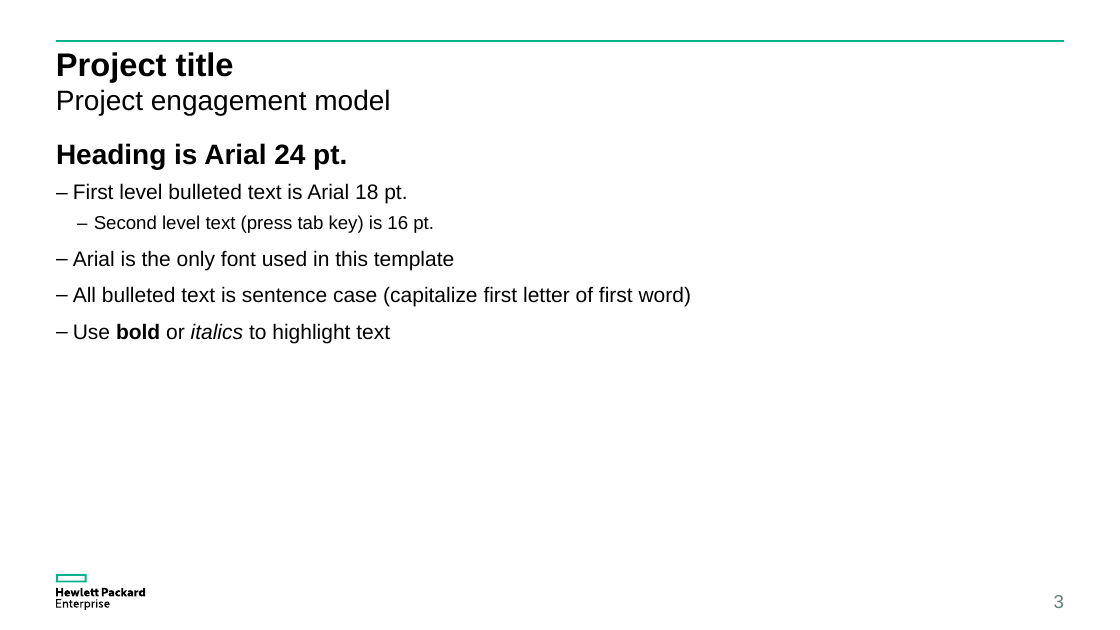
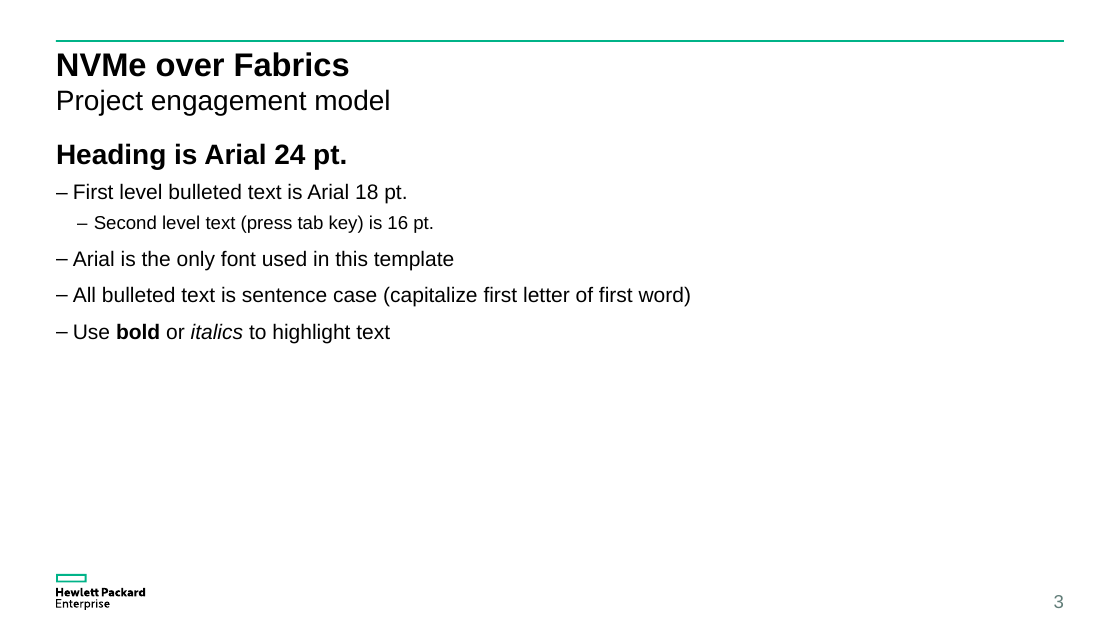
Before and after one commit to coy-humphrey/nvme-hpe, a slide deck: slide 3 of deliverables/HPE Presentation.pptx. Drawn at 1120x630 pixels with LibreOffice and Linux fonts; fonts in the diff are those of the drawing. Boxes give left, top, right and bottom in pixels: in the first picture for what was removed or moved away, otherwise in the second. Text is boxed around its words. In the diff, an @@ line names an element or a change of style, - is before the commit and + after.

```diff
--- a/deliverables/HPE Presentation.pptx
+++ b/deliverables/HPE Presentation.pptx
@@ title at [56, 52, 350, 77]: text changed @@
-Project title
+NVMe over Fabrics
```
Also in this commit, not shown: 4 other slides changed, 5 slides added, 13 slides removed.
